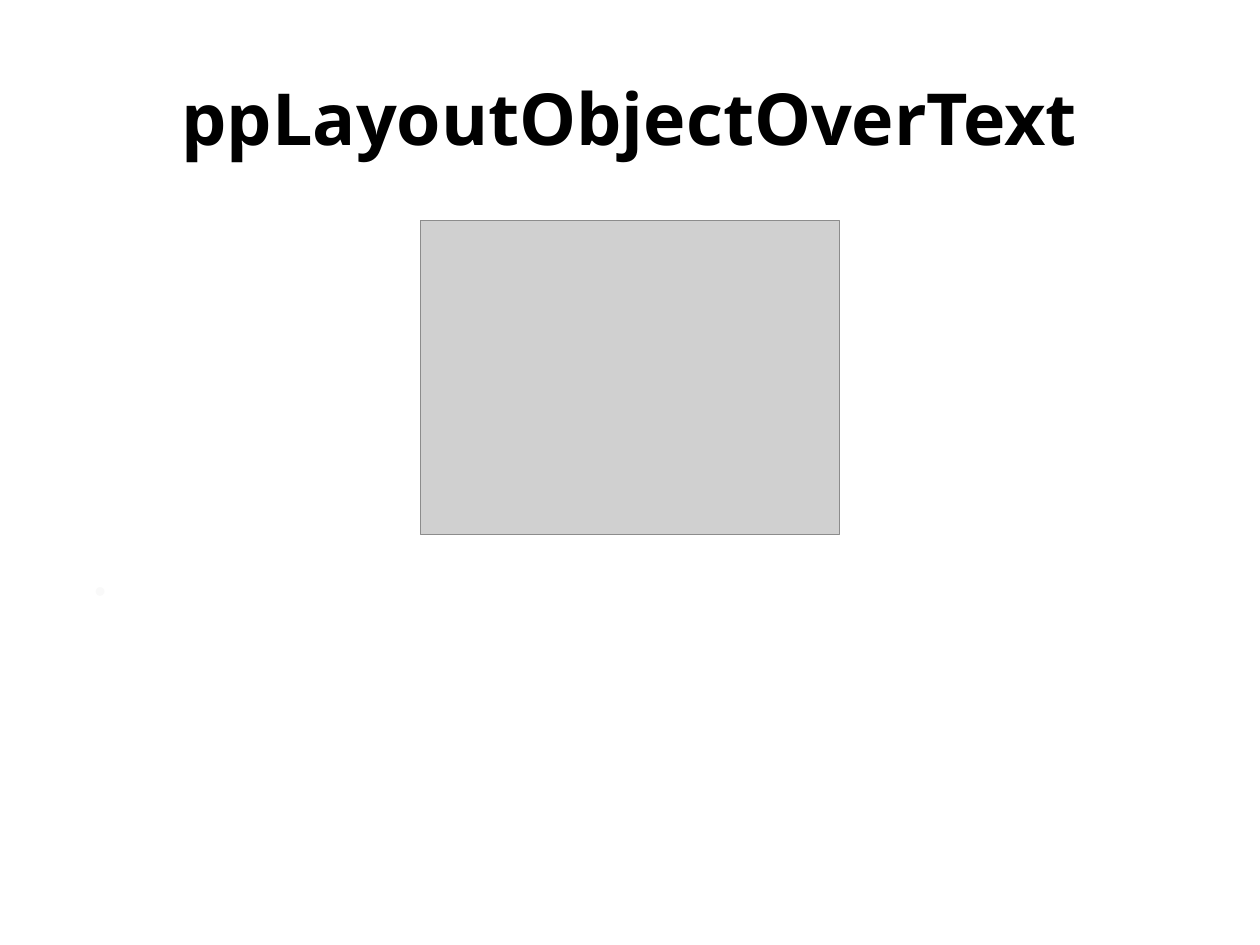
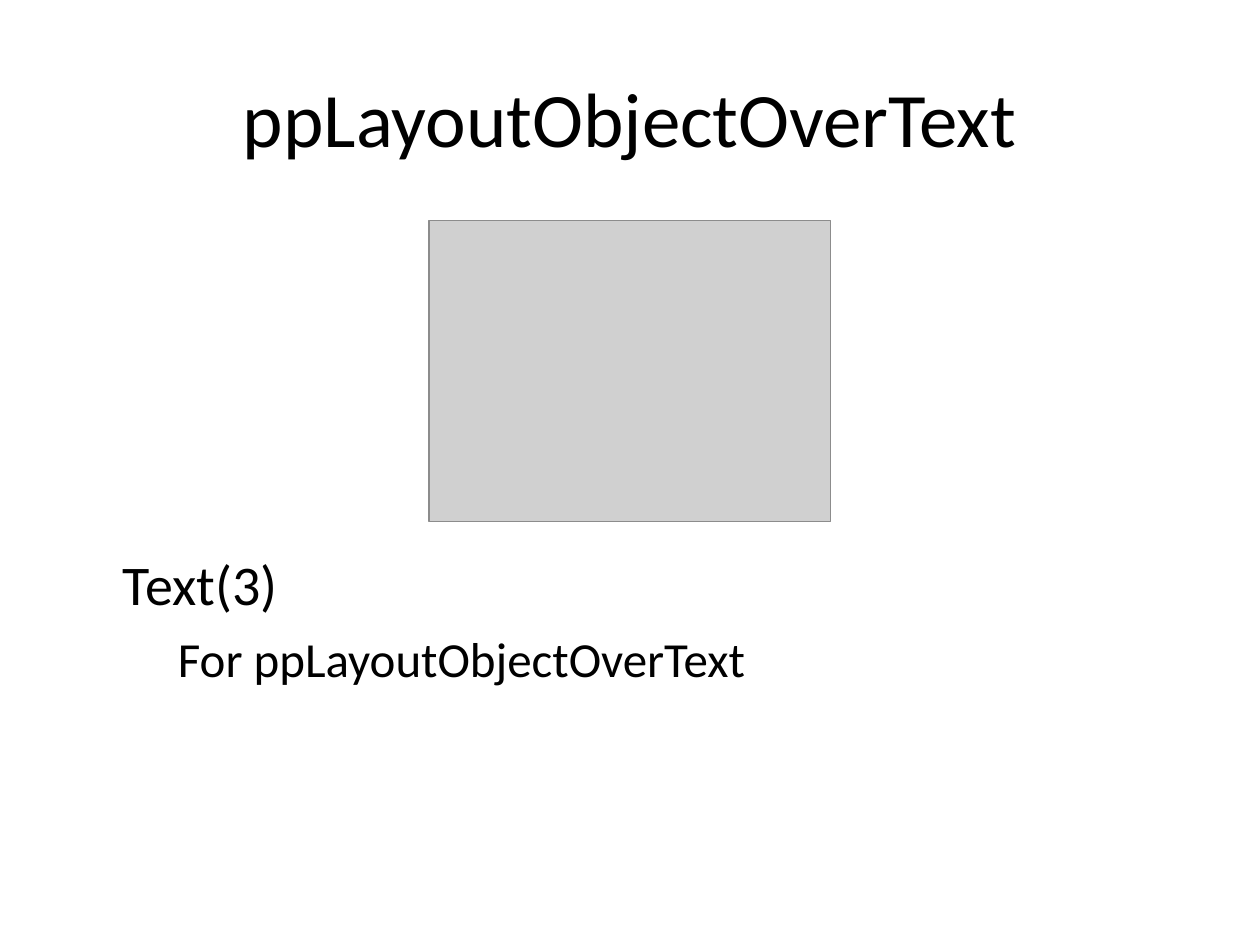
Before and after one commit to sonofeft/ODPSlides, a slide deck: slide 11 of odpslides/templates/ppt_all_layouts_image.odp. Drawn at 1260x945 pixels with LibreOffice and Linux fonts; fonts in the diff are those of the drawing; grey boxes stand for pictures; background and template pictures are left out. Boxes give left, top, right and bottom in pixels: in the first picture for what was removed or moved away, otherwise in the second. Text is boxed around its words. In the diff, an @@ line names an element or a change of style, - is before the commit and + after.

Commit message:
Changed image ref odp file to take out shadow-drop text

```diff
--- a/odpslides/templates/ppt_all_layouts_image.odp
+++ b/odpslides/templates/ppt_all_layouts_image.odp
@@ title "ppLayoutObjectOverText" at <box>243,93,1016,161</box>: size 41 to 44 pt, font Open Sans to Calibri, bold off @@
@@ picture: place and size @@
-picture at <box>421,220,839,534</box>
+picture at <box>430,220,832,522</box>
@@ text "Text(3)": place and size @@
-text "Text(3)" at <box>63,556,1197,869</box>
+text "Text(3)" at <box>123,564,745,686</box>
@@ text "Text(3)" at <box>123,564,745,686</box>: size 28 to 32 pt in "Text(3)"; font Vollkorn to Calibri, text colour #FFFFFF to #000000; size 24 to 28 pt in "For ppLayoutObjectOverText"; indent changed; more space between paragraphs; bullet colour #F9F9F9 to #FFFFFF; bullet ■ to – @@
```
Also in this commit, not shown: 15 other slides changed, 7 other files.
